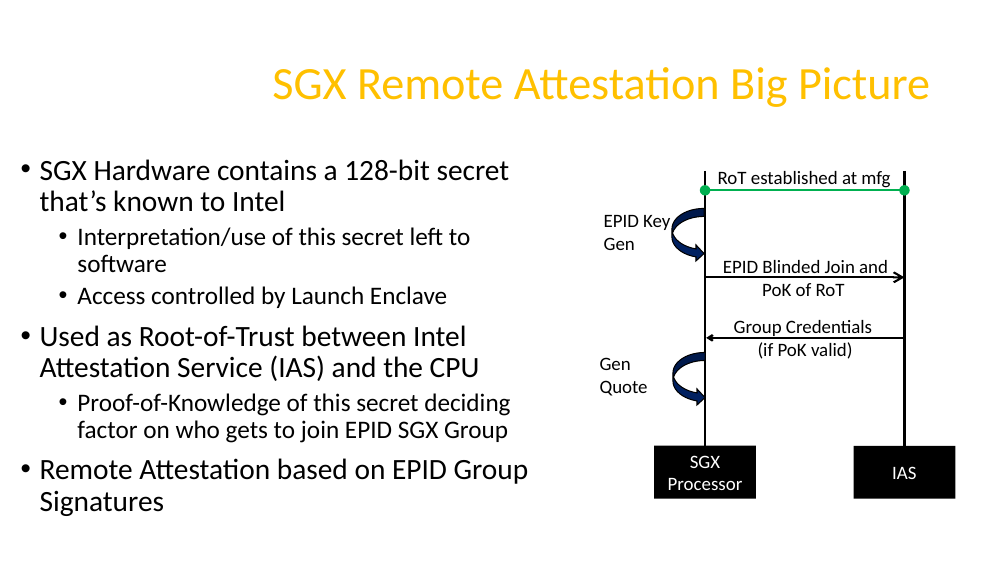
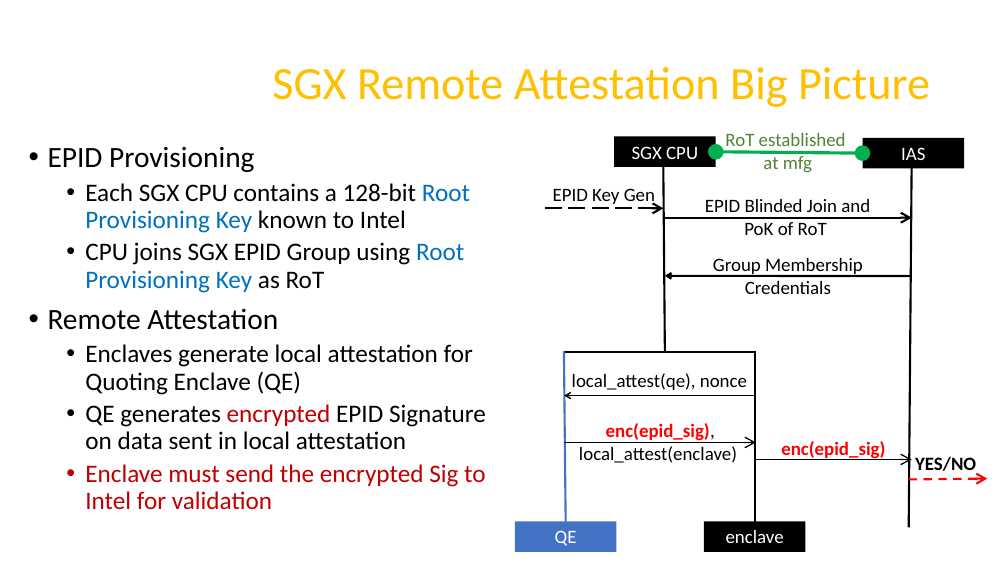
Before and after one commit to axelexic/sgx_remote_attestation_bh_17, a slide deck: slide 8 of presentation/us-17-Swami-SGX-Remote-Attestation-Is-Not-Sufficient.pptx. Drawn at 1008x567 pixels with LibreOffice and Linux fonts; fonts in the diff are those of the drawing; background and template pictures are left out. Boxes give left, top, right and bottom in pixels: in the first picture for what was removed or moved away, otherwise in the second. Text is boxed around its words. In the diff, an @@ line names an element or a change of style, - is before the commit and + after.

Commit message:
Getting to the finish line
Added quite a few slides and diagrams

```diff
--- a/presentation/us-17-Swami-SGX-Remote-Attestation-Is-Not-Sufficient.pptx
+++ b/presentation/us-17-Swami-SGX-Remote-Attestation-Is-Not-Sufficient.pptx
@@ text at [48,147,486,509]: text changed; size 28 to 24 pt @@
-• SGX Hardware contains a 128-bit secret that’s known to Intel
-  • Interpretation/use of this secret left to software
-  • Access controlled by Launch Enclave
-• Used as Root-of-Trust between Intel Attestation Service (IAS) and the CPU
-  • Proof-of-Knowledge of this secret deciding factor on who gets to join EPID SGX Group
-• Remote Attestation based on EPID Group Signatures
+• EPID Provisioning
+  • Each SGX CPU contains a 128-bit Root Provisioning Key known to Intel
+  • CPU joins SGX EPID Group using Root Provisioning Key as RoT
+• Remote Attestation
+  • Enclaves generate local attestation for Quoting Enclave (QE)
+  • QE generates encrypted EPID Signature on data sent in local attestation
+  • Enclave must send the encrypted Sig to Intel for validation
@@ rectangle "SGX CPU": place and size @@
-rectangle "SGX CPU" at [654,445,756,498]
+rectangle "SGX CPU" at [614,137,716,167]
@@ text in rectangle at [632,146,698,159]: text changed @@
-SGX Processor
+SGX CPU
@@ text at [725,133,846,173]: text changed; text colour #000000 to #548235 @@
-RoT established at mfg
+RoT established
+at mfg
@@ rectangle "IAS": place and size @@
-rectangle "IAS" at [854,446,956,499]
+rectangle "IAS" at [863,138,965,168]
@@ rectangle "IAS" at [863,138,965,168]: vertical alignment middle to top @@
@@ text "EPID Key Gen" rewrapped from [604,215,670,250] to [553,188,655,206] @@
@@ line moved from (706, 171) - (706, 445) to (663, 167) - (665, 352) @@
@@ double arrow moved from (706, 191) - (904, 191) to (716, 152) - (863, 154) @@
@@ double arrow (716, 152) - (863, 154): stroke #00B050 2 pt to #00B050 3 pt @@
@@ line moved from (904, 171) - (904, 445) to (912, 167) - (909, 528) @@
@@ group added at [515,209,988,552]: 5 arrows, 4 texts, 3 lines, 2 rectangles @@
+YES/NO
+enc(epid_sig)
+QE
+enclave
+local_attest(qe), nonce
+enc(epid_sig), local_attest(enclave)
@@ text "EPID Blinded Join and": place and size @@
-text "EPID Blinded Join and" at [723,260,888,296]
+text "EPID Blinded Join and" at [705,199,870,235]
@@ curved right arrow removed at [672,209,704,262] @@
@@ arrow moved from (706, 278) - (904, 278) to (664, 218) - (912, 218) @@
@@ text at [713,258,863,294]: text changed @@
-Group Credentials
-(if PoK valid)
+Group Membership Credentials
@@ arrow moved from (706, 338) - (906, 338) to (665, 276) - (911, 276) @@
@@ text removed at [600,357,648,396] @@
-Gen Quote
@@ curved right arrow removed at [673,352,705,405] @@
```
Also in this commit, not shown: 6 other slides changed, 3 slides added, 1 slide removed, 3 other files.
